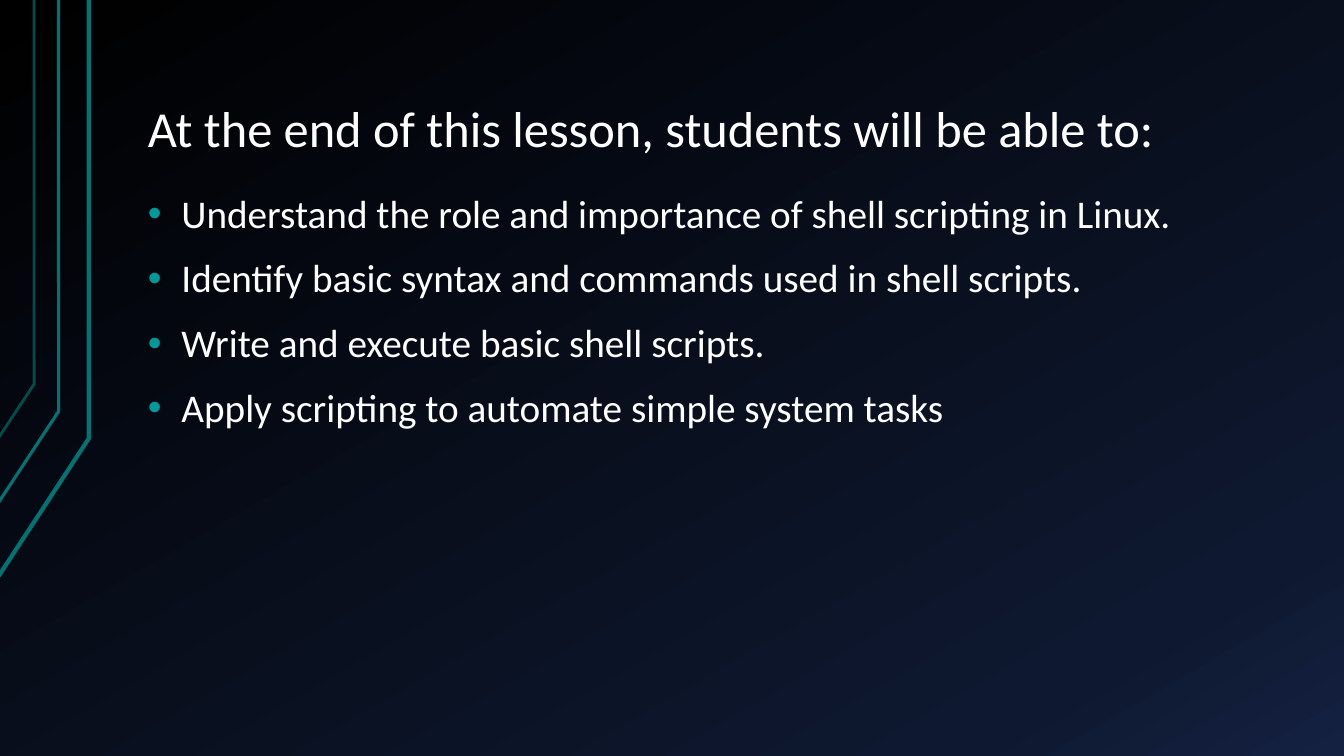
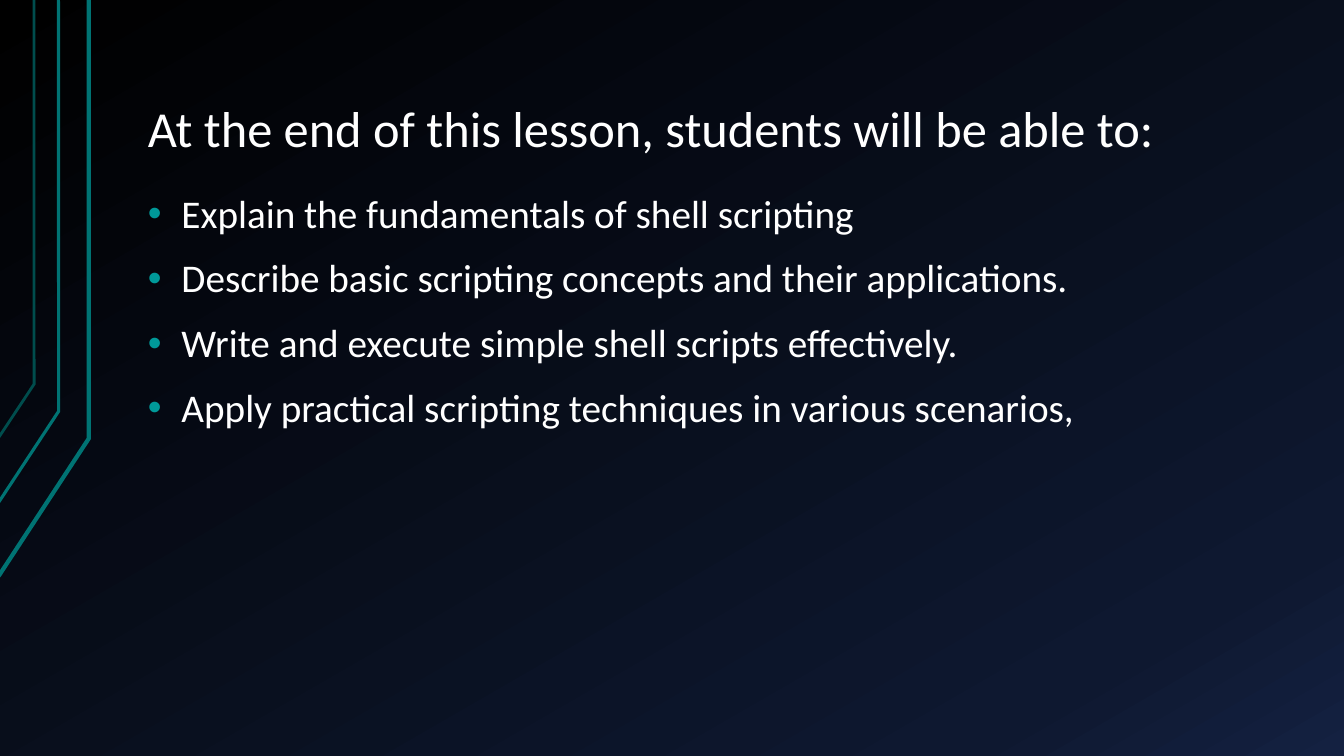
Before and after one commit to psuuc-jbgarcia/Object-Oriented-Programming-Lesson, a slide deck: slide 2 of Platform Technologies/Midterm/Week 4/Lecture/Chapter_4Shell Scripting.pptx. Drawn at 1344x756 pixels with LibreOffice and Linux fonts; fonts in the diff are those of the drawing. Boxes give left, top, right and bottom in pixels: in the first picture for what was removed or moved away, otherwise in the second. Text is boxed around its words. In the diff, an @@ line names an element or a change of style, - is before the commit and + after.

```diff
--- a/Platform Technologies/Midterm/Week 4/Lecture/Chapter_4Shell Scripting.pptx
+++ b/Platform Technologies/Midterm/Week 4/Lecture/Chapter_4Shell Scripting.pptx
@@ text at (x1=181, y1=200, x2=1074, y2=429): text changed @@
-• Understand the role and importance of shell scripting in Linux.
-• Identify basic syntax and commands used in shell scripts.
-• Write and execute basic shell scripts.
-• Apply scripting to automate simple system tasks
+• Explain the fundamentals of shell scripting
+• Describe basic scripting concepts and their applications.
+• Write and execute simple shell scripts effectively.
+• Apply practical scripting techniques in various scenarios,
```
Also in this commit, not shown: 3 other slides changed, 4 slides added, 1 slide removed, 17 other files.
